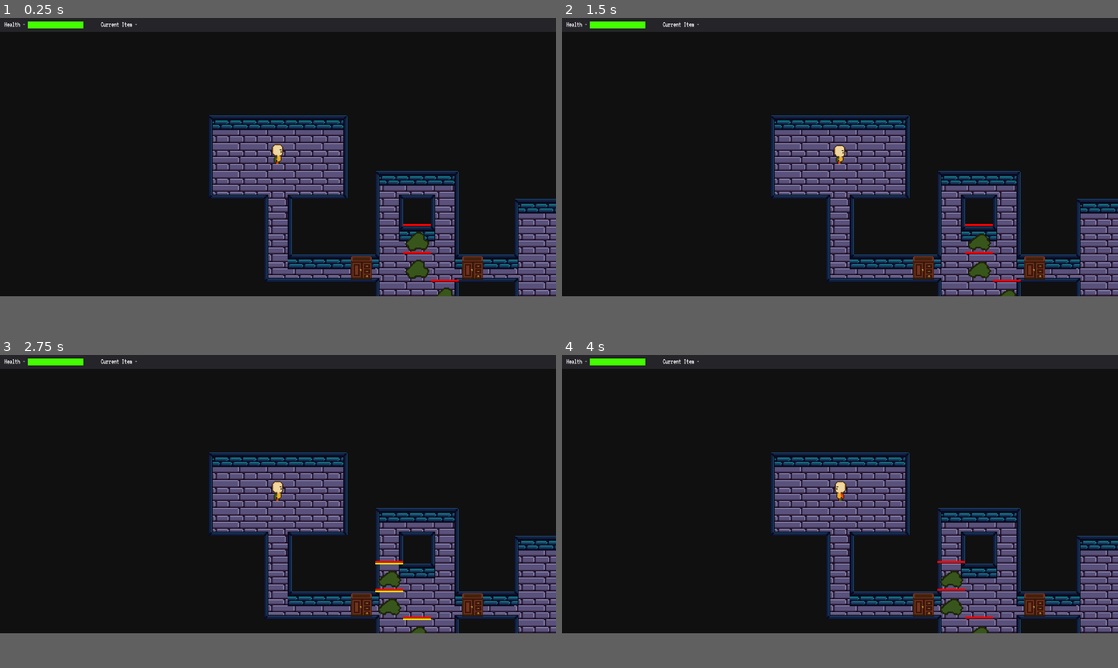
Above: before the commit, frames 1-4 (two rows, left to right).
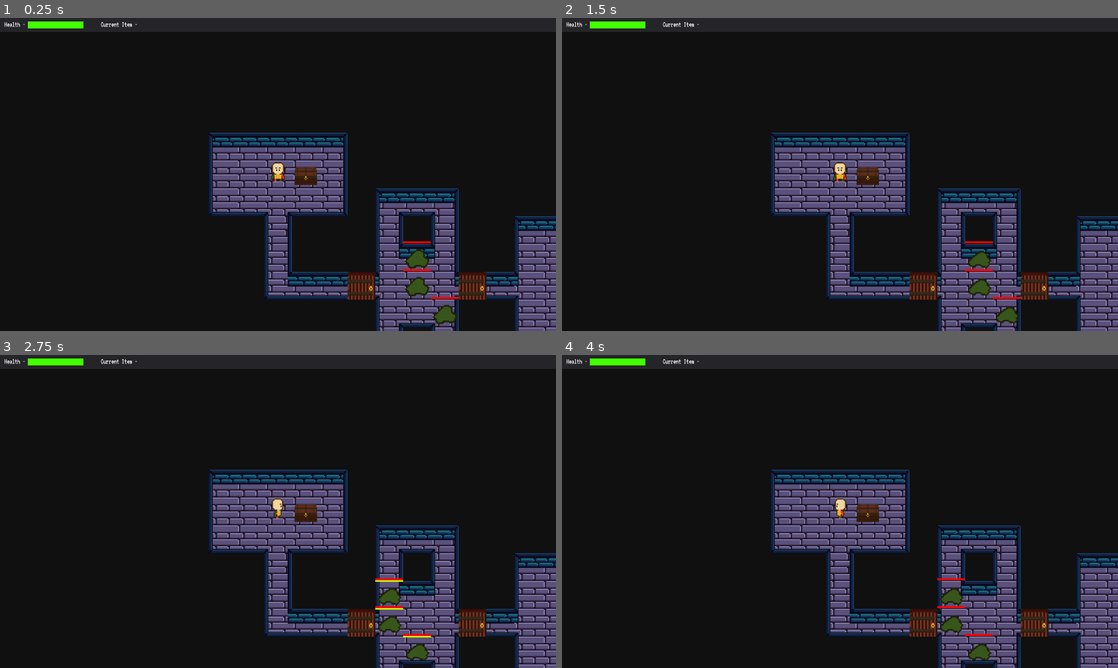
Above: after the commit, the same moments.

Repository: Nairu/CGJ-2019
Game: Godot game, scene res://Scenes/Level1.tscn
The game is run twice, just before and just after one commit, with the same random seed, the same clock (stepped at 60 frames per second) and the same inputs.
Inputs:
- Up to frame 1 (0.25 s): no input
- Up to frame 2 (1.5 s): tap Enter at 0.5 s; hold Right (right) 0.53-1.28 s; tap Space (space) at 0.6, 1.35 s; hold Down (down) from 1.28 s (still down)
- Up to frame 3 (2.75 s): tap Space (space) at 2, 2.1 s; release Down (down) at 2.03 s; hold Right (right) from 2.03 s (still down)
- Up to frame 4 (4 s): release Right (right) at 2.78 s; hold Up (up) 2.78-3.53 s; tap Space (space) at 2.85, 3.6 s; hold Left (left) from 3.53 s (still down)
In our replay, the window is 800x400 before the commit and 800x450 after it. These sizes can differ from the game's own. Grey fills any space a smaller window leaves; there, only what the larger window draws over its background counts as a difference.

The runs differ from the first frame. In frame 1, 19% of the frame differs, in the area x 37-100%, y 31-100%; in frame 2, 19%; in frame 3, 19%; in frame 4, 19%.
Error after the commit: Parse Error: The function signature doesn't match the parent. Parent signature is: "Variant interact(Variant)". (res://Features/Door.gd:24)

Commit message:
Adding more items and added the chest

Diff:
--- a/CGJ-2019/Enemies/Enemy.gd
+++ b/CGJ-2019/Enemies/Enemy.gd
@@ -18,6 +18,7 @@
 var dead = false
 
 var turn_speed = 2
+var ignores_path = false
 var path
 onready var tile = position / ProjectGlobals.TILE_SIZE
 
@@ -40,7 +41,7 @@
 	on_screen = false
 
 var cur_turn = 0
-func take_turn(player):
+func take_turn(game_manager, player):
 	if !on_screen:
 		return
 
@@ -48,6 +49,10 @@
 	if cur_turn >= turn_speed:
 		if path:
 			if path.size() > 2:
+				if GameManager.path_blocked_by_feature(path):
+					cur_turn=0
+					return
+
 				if (GameManager.traversable(path[1].x, path[1].y)):
 					update_position(path[1].x, path[1].y)
 					path.remove(1)
@@ -65,7 +70,7 @@
 	label_instance.position = position + Vector2(rand_range(0,16) - 8, rand_range(0,8) - 4)
 	label_instance.text = str(damage)
 	label_instance.duration = 0.5
-	label_instance.float_distance = 3
+	label_instance.float_distance = 100
 	label_instance.final_scale = Vector2(1.2, 1.2)
 	get_parent().add_child(label_instance)
 	label_instance.pop()
--- a/CGJ-2019/Enemies/EnemyBookcase.gd
+++ b/CGJ-2019/Enemies/EnemyBookcase.gd
@@ -18,6 +18,7 @@
 var dead = false
 
 var turn_speed = 1
+var ignores_path = false
 var path
 onready var tile = position / ProjectGlobals.TILE_SIZE
 var pixel_snapping = false
@@ -31,8 +32,7 @@
 	#tween.start()
 
 var cur_turn = 0
-func take_turn(player):
-	print (visibility.is_on_screen())
+func take_turn(game_manager, player):
 	if visibility.is_on_screen() == false:
 		return
 
@@ -40,6 +40,10 @@
 	if cur_turn >= turn_speed:
 		if path:
 			if path.size() > 2:
+				if GameManager.path_blocked_by_feature(path):
+					cur_turn=0
+					return
+
 				if (GameManager.traversable(path[1].x, path[1].y)):
 					update_position(path[1].x, path[1].y)
 					path.remove(1)
--- a/CGJ-2019/Enemies/EnemyBookcase.tscn
+++ b/CGJ-2019/Enemies/EnemyBookcase.tscn
@@ -12,6 +12,12 @@
 [node name="Enemy" type="KinematicBody2D"]
 script = ExtResource( 1 )
 
+[node name="HPBar" type="ColorRect" parent="."]
+margin_top = -3.0
+margin_right = 32.0
+margin_bottom = -1.0
+color = Color( 1, 0, 0, 1 )
+
 [node name="Shadow" type="Sprite" parent="."]
 texture = ExtResource( 2 )
 centered = false
@@ -19,7 +25,7 @@
 [node name="Sprite" type="Sprite" parent="."]
 texture = ExtResource( 3 )
 centered = false
-offset = Vector2( 0, -1 )
+offset = Vector2( 0, 0.977737 )
 
 [node name="AnimationPlayer" type="AnimationPlayer" parent="Sprite"]
 anims/idle_float = ExtResource( 4 )
@@ -29,12 +35,6 @@
 visible = false
 position = Vector2( 16, 16 )
 shape = SubResource( 1 )
-
-[node name="HPBar" type="ColorRect" parent="."]
-margin_top = -8.0
-margin_right = 32.0
-margin_bottom = -6.0
-color = Color( 1, 0, 0, 1 )
 
 [node name="MoveBar" type="ColorRect" parent="."]
 margin_top = -6.0
--- a/CGJ-2019/EnemyManager.gd
+++ b/CGJ-2019/EnemyManager.gd
@@ -19,20 +19,24 @@
 	var dead_enemies = []
 	for enemy in enemy_list:
 		if enemy.dead:
-			dead_enemies.append(enemy)
 			continue
 
+		var previous_pos = enemy.position
 		if enemy.position > min_pos and enemy.position < max_pos:
-			var previous_pos = enemy.position
-			var path = get_traversable_path(enemy, game_manager, player)
-			if path:
-				enemy.path = path
-			else:
-				enemy.path = [enemy.position]
+			if not enemy.ignores_path:
+				var path = get_traversable_path(enemy, game_manager, player)
+				if path:
+					enemy.path = path
+				else:
+					enemy.path = [enemy.position]
 
-			enemy.take_turn(player)
+			enemy.take_turn(game_manager, player)
 			if enemy.tile == player.tile:
 				enemy.position = previous_pos
+
+	for enemy in enemy_list:
+		if enemy.dead:
+			dead_enemies.append(enemy)
 
 	for enemy in dead_enemies:
 		remove_enemy(enemy)
@@ -66,3 +70,7 @@
 func remove_enemy(enemy):
 	enemy_list.erase(enemy)
 	enemy.queue_free()
+
+func add_enemy(enemy):
+	enemy_list.append(enemy)
+	add_child(enemy)
--- a/CGJ-2019/FeatureManager.gd
+++ b/CGJ-2019/FeatureManager.gd
@@ -38,7 +38,7 @@
 	description_map[ProjectGlobals.FEATURE_TYPE.Bookcase] = "This tall wooden object seems to be stacked with books..."
 	description_map[ProjectGlobals.FEATURE_TYPE.Stairs] = "The floor goes upwards here, taking me to another floor..."
 
-func feature_interact(x, y):
+func feature_interact(player, x, y):
 	var feature = get_feature(x, y)
 
 	var return_string = ""
@@ -47,7 +47,7 @@
 			return_string = description_map[feature.type]
 			description_map.erase(feature.type)
 		else:
-			return_string = feature.interact()
+			return_string = feature.interact(player)
 
 			if feature.destroy:
 				clear_feature(x,y)
--- /dev/null
+++ b/CGJ-2019/Features/Chest.gd
@@ -0,0 +1,33 @@
+extends "res://Features/Feature.gd"
+
+export(Array) var items = []
+
+export(bool) var locked = false
+
+var keep_pushing = 0
+var amount_to_beat = randi() % 5
+
+func set_sprite(sprite):
+	.set_sprite(sprite)
+
+func open():
+	locked = false
+
+func unlock(item):
+	if item.type == Globals.ITEM_TYPE.Key:
+		# return that we've unlocked, and unlock it.
+		open()
+		return "The key slides nicely into the lock, and you hear a loud click!"
+	else:
+		return "You don't this you can use " + item.name + " on this object."
+
+func interact(player):
+	if locked:
+		return "This object is locked firmly, and requires a key to open"
+	else:
+		for path in items:
+			var item = load(path).instance()
+			item.icon = item.get_node("Sprite").texture
+			player.ui.add_item(item)
+			destroy = true
+		return "The object opens at the slightest touch, revealing the treasures within..."
--- /dev/null
+++ b/CGJ-2019/Features/Chest.tscn
@@ -0,0 +1,18 @@
+[gd_scene load_steps=4 format=2]
+
+[ext_resource path="res://Features/Chest.gd" type="Script" id=1]
+[ext_resource path="res://Sprites/chest-closed-front.png" type="Texture" id=2]
+
+[sub_resource type="RectangleShape2D" id=1]
+extents = Vector2( 16, 16 )
+
+[node name="Feature" type="KinematicBody2D"]
+script = ExtResource( 1 )
+
+[node name="Sprite" type="Sprite" parent="."]
+texture = ExtResource( 2 )
+centered = false
+
+[node name="CollisionShape2D" type="CollisionShape2D" parent="."]
+position = Vector2( 16, 16 )
+shape = SubResource( 1 )
--- a/CGJ-2019/Features/Feature.gd
+++ b/CGJ-2019/Features/Feature.gd
@@ -7,5 +7,5 @@
 func set_sprite(sprite):
 	$Sprite.texture = sprite
 
-func interact():
+func interact(player):
 	return "Doesn't look like anything to me"
--- a/CGJ-2019/GameLoop.gd
+++ b/CGJ-2019/GameLoop.gd
@@ -52,6 +52,9 @@
 	var tile_space = tile_coord(x, y)
 	return features.get_feature(tile_space.x, tile_space.y)
 
+func add_enemy(enemy):
+	enemies.add_enemy(enemy)
+
 func get_enemy(x,y):
 	var tile_space = tile_coord(x, y)
 	return enemies.get_enemy(tile_space.x, tile_space.y)
@@ -69,7 +72,7 @@
 
 func feature_interact(x, y):
 	var tile_space = tile_coord(x, y)
-	return features.feature_interact(tile_space.x, tile_space.y)
+	return features.feature_interact(player, tile_space.x, tile_space.y)
 
 func path(start, end):
 	return game_map.get_astar_path(start, end)
@@ -80,14 +83,27 @@
 func set_point_disabled(x, y, disabled):
 	game_map.set_point_disabled(tile_coord(x, y), disabled)
 
-func traversable(x, y):
+func path_blocked_by_feature(path):
+	for point in path:
+		var tile_space = tile_coord(point.x, point.y)
+		if features.feature_exists(tile_space.x, tile_space.y):
+			return true
+	return false
+
+func traversable(x, y, ignore_enemies=false):
 	var traversable = true
 	var tile_space = tile_coord(x, y)
 	if features.feature_exists(tile_space.x, tile_space.y):
+		print("Can't move because of feature")
 		traversable = false
 	if tile_space == player.tile:
+		print("Can't move because of player")
 		traversable = false
-	if enemies.get_enemy(tile_space.x, tile_space.y):
+	if ignore_enemies == false and enemies.get_enemy(tile_space.x, tile_space.y):
+		print("Can't move because of enemy")
+		traversable = false
+	if get_tile(x, y) == -1:
+		print("Can't move because of wall")
 		traversable = false
 	return traversable
 
--- /dev/null
+++ b/CGJ-2019/Items/Arrow.gd
@@ -0,0 +1,77 @@
+extends Node2D
+
+onready var tween = $Tween
+
+var dead = false
+var damage = 2
+var direction
+var tile
+var ignores_path = true
+var path
+
+func set_direction(direction):
+	self.direction = direction
+	match direction:
+		ProjectGlobals.CARDINALITY.East:
+			$Sprite.rotation_degrees = 0
+		ProjectGlobals.CARDINALITY.South:
+			$Sprite.rotation_degrees = 90
+		ProjectGlobals.CARDINALITY.West:
+			$Sprite.rotation_degrees = 180
+		ProjectGlobals.CARDINALITY.North:
+			$Sprite.rotation_degrees = 270
+
+func set_damage(damage):
+	self.damage = damage
+
+func take_turn(game_manager, player):
+	var offset = game_manager.adjacent_tile_world_coord(position.x, position.y, direction)
+	# check for enemies first, then check for traversable.
+	var enemy = game_manager.get_enemy(offset.x, offset.y)
+	if enemy and not enemy.has_method("set_direction"):
+		enemy.take_damage(damage)
+		dead = true
+	elif game_manager.traversable(offset.x, offset.y, true):
+		# Move us across one tile.
+		update_position(offset.x, offset.y)
+	else:
+		dead = true
+
+func update_position(x, y):
+	tile = Vector2(x,y) / ProjectGlobals.TILE_SIZE
+	tween.interpolate_property(self, "position", position, Vector2(x,y), 0.35, Tween.TRANS_LINEAR, Tween.EASE_IN_OUT)
+	tween.start()
+	#self.position = path[1]
+
+func take_damage(damage):
+	pass
+
+##class_name Item
+#
+#onready var tile = position / ProjectGlobals.TILE_SIZE
+#onready var icon = $Sprite.texture
+#export(ProjectGlobals.ITEM_TYPE) var type
+#
+#var consumed = false
+#
+#export(bool) var consumable = true
+#export(int) var usages = 1
+#
+## Called when the node enters the scene tree for the first time.
+#func _ready():
+#	tile = position / ProjectGlobals.TILE_SIZE
+#	icon = $Sprite.texture
+#
+#func set_sprite(sprite):
+#	$Sprite.texture = sprite
+#	icon = sprite
+#
+#func use_item(player, game_world):
+#	if consumable:
+#		usages -= 1
+#
+#		if usages == 0:
+#			consumed = true
+#	# we can get the players direction, check if it is using this on a
+#	# door and unlock it.
+#	return "Player used item " + name
--- /dev/null
+++ b/CGJ-2019/Items/Arrow.tscn
@@ -0,0 +1,13 @@
+[gd_scene load_steps=3 format=2]
+
+[ext_resource path="res://Items/Arrow.gd" type="Script" id=1]
+[ext_resource path="res://Sprites/arrow.png" type="Texture" id=2]
+
+[node name="Arrow" type="Node2D"]
+script = ExtResource( 1 )
+
+[node name="Sprite" type="Sprite" parent="."]
+position = Vector2( 16, 16 )
+texture = ExtResource( 2 )
+
+[node name="Tween" type="Tween" parent="."]
--- /dev/null
+++ b/CGJ-2019/Items/Bow.gd
@@ -0,0 +1,40 @@
+extends "res://Items/Item.gd"
+export(PackedScene) var arrow_instance
+
+# Called when the node enters the scene tree for the first time.
+func _ready():
+	tile = position / ProjectGlobals.TILE_SIZE
+
+func set_sprite(sprite):
+	.set_sprite(sprite)
+
+func use_item(player, game_world):
+	#we want to spawn an arrow in the square in front of the player.
+	var offset_pos = game_world.adjacent_tile_world_coord(player.position.x, player.position.y, player.direction)
+
+	# check to see if there's an enemy there.
+	var enemy = game_world.get_enemy(offset_pos.x, offset_pos.y)
+	if enemy:
+		enemy.take_damage(5)
+	else:
+		# Check to see if we can traverse.
+		if game_world.traversable(offset_pos.x, offset_pos.y):
+			# Spawn the arrow.
+			var arrow = arrow_instance.instance()
+			arrow.set_damage(5)
+			arrow.set_direction(player.direction)
+			arrow.position = player.position
+			game_world.add_enemy(arrow)
+
+#	# add some health to the player.
+#	player.heal_damage(10)
+#
+#	if consumable:
+#		usages -= 1
+#
+#		if usages == 0:
+#			consumed = true
+#	# we can get the players direction, check if it is using this on a
+#	# door and unlock it.
+#	# Don't do anything because we don't care about text for this.
+#	return ""
--- /dev/null
+++ b/CGJ-2019/Items/Bow.tscn
@@ -0,0 +1,13 @@
+[gd_scene load_steps=4 format=2]
+
+[ext_resource path="res://Items/Bow.gd" type="Script" id=1]
+[ext_resource path="res://Items/Arrow.tscn" type="PackedScene" id=2]
+[ext_resource path="res://Sprites/bow.png" type="Texture" id=3]
+
+[node name="Bow" type="Node2D"]
+script = ExtResource( 1 )
+arrow_instance = ExtResource( 2 )
+
+[node name="Sprite" type="Sprite" parent="."]
+texture = ExtResource( 3 )
+centered = false
--- /dev/null
+++ b/CGJ-2019/Items/Dagger.gd
@@ -0,0 +1,18 @@
+extends "res://Items/Item.gd"
+
+export(int) var dam_min = 1
+export(int) var dam_max = 3
+var enemy = null
+
+func set_sprite(sprite):
+	.set_sprite(sprite)
+
+func use_item(player, game_world):
+	#enemy.take_damage(int(rand_range(dam_min, dam_max)))
+	var target_position = game_world.adjacent_tile_world_coord(player.position.x, player.position.y, player.direction)
+	enemy = game_world.get_enemy(target_position.x, target_position.y)
+	if enemy:
+		enemy.take_damage(int(rand_range(dam_min, dam_max)))
+		enemy.take_damage(int(rand_range(dam_min, dam_max)))
+
+	return ""
--- /dev/null
+++ b/CGJ-2019/Items/Dagger.tscn
@@ -0,0 +1,11 @@
+[gd_scene load_steps=3 format=2]
+
+[ext_resource path="res://Items/Dagger.gd" type="Script" id=1]
+[ext_resource path="res://Sprites/knife.png" type="Texture" id=2]
+
+[node name="Dagger" type="Node2D"]
+script = ExtResource( 1 )
+
+[node name="Sprite" type="Sprite" parent="."]
+texture = ExtResource( 2 )
+centered = false
--- a/CGJ-2019/Items/Item.gd
+++ b/CGJ-2019/Items/Item.gd
@@ -13,6 +13,7 @@
 # Called when the node enters the scene tree for the first time.
 func _ready():
 	tile = position / ProjectGlobals.TILE_SIZE
+	icon = $Sprite.texture
 
 func set_sprite(sprite):
 	$Sprite.texture = sprite
--- a/CGJ-2019/LevelTransition.gd
+++ b/CGJ-2019/LevelTransition.gd
@@ -7,6 +7,6 @@
 func _ready():
 	$Sprite.flip_h = flip
 
-func interact():
+func interact(player):
 	# Go to the next level!
 	get_tree().change_scene_to(next_level)
--- a/CGJ-2019/Player/Player.gd
+++ b/CGJ-2019/Player/Player.gd
@@ -65,7 +65,9 @@
 			if cur_item.consumed:
 				ui.set_item_icon(null)
 				cur_item = null
-				triggered_enemies = true
+			triggered_enemies = true
+			tween.interpolate_property(self, "position", position, position, 0.35, Tween.TRANS_LINEAR, Tween.EASE_IN_OUT)
+			tween.start()
 
 	if game_world.game_over:
 		print("Resetting the world!")
@@ -175,7 +177,7 @@
 			if $Sprite/AnimationPlayer.current_animation != "idle-up":
 				$Sprite/AnimationPlayer.play("idle-up")
 		ProjectGlobals.CARDINALITY.South:
-			if $Sprite/AnimationPlayer.current_animation != "idle_down":
+			if $Sprite/AnimationPlayer.current_animation != "idle-down":
 				$Sprite/AnimationPlayer.play("idle-down")
 		ProjectGlobals.CARDINALITY.East:
 			if $Sprite/AnimationPlayer.current_animation != "idle-right":
@@ -190,7 +192,7 @@
 			if $Sprite/AnimationPlayer.current_animation != "move-up":
 				$Sprite/AnimationPlayer.play("move-up")
 		ProjectGlobals.CARDINALITY.South:
-			if $Sprite/AnimationPlayer.current_animation != "move_down":
+			if $Sprite/AnimationPlayer.current_animation != "move-down":
 				$Sprite/AnimationPlayer.play("move-down")
 		ProjectGlobals.CARDINALITY.East:
 			if $Sprite/AnimationPlayer.current_animation != "move-right":
--- a/CGJ-2019/Player/Player.tscn
+++ b/CGJ-2019/Player/Player.tscn
@@ -1,10 +1,27 @@
-[gd_scene load_steps=14 format=2]
+[gd_scene load_steps=15 format=2]
 
 [ext_resource path="res://Player/Player.gd" type="Script" id=1]
 [ext_resource path="res://Player/player.png" type="Texture" id=2]
 [ext_resource path="res://Util/ScreenShake.tscn" type="PackedScene" id=3]
 [ext_resource path="res://Themes/Themes.tres" type="Theme" id=4]
 [ext_resource path="res://Themes/DefaultFont.tres" type="DynamicFont" id=5]
+
+[sub_resource type="Animation" id=9]
+resource_name = "idle-down"
+length = 0.7
+loop = true
+tracks/0/type = "value"
+tracks/0/path = NodePath(".:frame")
+tracks/0/interp = 1
+tracks/0/loop_wrap = true
+tracks/0/imported = false
+tracks/0/enabled = true
+tracks/0/keys = {
+"times": PoolRealArray( 0, 0.2, 0.4, 0.6 ),
+"transitions": PoolRealArray( 1, 1, 1, 1 ),
+"update": 1,
+"values": [ 0, 1, 2, 3 ]
+}
 
 [sub_resource type="Animation" id=1]
 resource_name = "idle-left"
@@ -132,9 +149,10 @@
 centered = false
 vframes = 8
 hframes = 6
-frame = 21
+frame = 2
 
 [node name="AnimationPlayer" type="AnimationPlayer" parent="Sprite"]
+anims/idle-down = SubResource( 9 )
 anims/idle-left = SubResource( 1 )
 anims/idle-right = SubResource( 2 )
 anims/idle-up = SubResource( 3 )
--- a/CGJ-2019/Scenes/Level1.tscn
+++ b/CGJ-2019/Scenes/Level1.tscn
@@ -14,19 +14,21 @@
 [ext_resource path="res://Features/Door.tscn" type="PackedScene" id=12]
 [ext_resource path="res://Features/Stairs.tscn" type="PackedScene" id=13]
 [ext_resource path="res://Scenes/Level2.tscn" type="PackedScene" id=14]
-[ext_resource path="res://ItemManager.gd" type="Script" id=15]
-[ext_resource path="res://EnemyManager.gd" type="Script" id=16]
-[ext_resource path="res://Enemies/Enemy.tscn" type="PackedScene" id=17]
-[ext_resource path="res://Enemies/EnemyBookcase.tscn" type="PackedScene" id=18]
-[ext_resource path="res://UI/UI.tscn" type="PackedScene" id=19]
-[ext_resource path="res://Themes/Themes.tres" type="Theme" id=20]
-[ext_resource path="res://Themes/DefaultFont.tres" type="DynamicFont" id=21]
-[ext_resource path="res://Audio/Music/The_Liar_Wizzard_OG_1.ogg" type="AudioStream" id=22]
+[ext_resource path="res://Features/Chest.tscn" type="PackedScene" id=15]
+[ext_resource path="res://ItemManager.gd" type="Script" id=16]
+[ext_resource path="res://EnemyManager.gd" type="Script" id=17]
+[ext_resource path="res://Enemies/Enemy.tscn" type="PackedScene" id=18]
+[ext_resource path="res://Enemies/EnemyBookcase.tscn" type="PackedScene" id=19]
+[ext_resource path="res://UI/UI.tscn" type="PackedScene" id=20]
+[ext_resource path="res://Themes/Themes.tres" type="Theme" id=21]
+[ext_resource path="res://Themes/DefaultFont.tres" type="DynamicFont" id=22]
+[ext_resource path="res://Audio/Music/The_Liar_Wizzard_OG_1.ogg" type="AudioStream" id=23]
 
 [node name="GameScene" type="Node2D"]
 script = ExtResource( 1 )
 
 [node name="GameWorld" type="TileMap" parent="."]
+z_index = -1
 tile_set = ExtResource( 2 )
 cell_size = Vector2( 32, 32 )
 format = 1
@@ -56,40 +58,47 @@
 next_level = ExtResource( 14 )
 flip = true
 
+[node name="Chest" parent="Features" instance=ExtResource( 15 )]
+position = Vector2( 32, 0 )
+type = 2
+items = [ "res://Items/Bow.tscn", "res://Items/Dagger.tscn" ]
+
 [node name="Items" type="Node2D" parent="."]
-script = ExtResource( 15 )
+script = ExtResource( 16 )
 
 [node name="Enemies" type="Node2D" parent="."]
-script = ExtResource( 16 )
+script = ExtResource( 17 )
 
-[node name="Enemy" parent="Enemies" instance=ExtResource( 17 )]
+[node name="Enemy" parent="Enemies" instance=ExtResource( 18 )]
 position = Vector2( 160, 128 )
+potential_item_drops = [ "res://Items/Potion.tscn" ]
 
-[node name="Enemy2" parent="Enemies" instance=ExtResource( 17 )]
+[node name="Enemy2" parent="Enemies" instance=ExtResource( 18 )]
 position = Vector2( 160, 96 )
 potential_item_drops = [ "res://Items/Potion.tscn" ]
+item_drop_chance = 0.5
 
-[node name="Enemy3" parent="Enemies" instance=ExtResource( 17 )]
+[node name="Enemy3" parent="Enemies" instance=ExtResource( 18 )]
 position = Vector2( 192, 160 )
 potential_item_drops = [ "res://Items/Key.tscn" ]
 item_drop_chance = 1.0
 
-[node name="Enemy4" parent="Enemies" instance=ExtResource( 18 )]
+[node name="Enemy4" parent="Enemies" instance=ExtResource( 19 )]
 position = Vector2( 352, 128 )
 potential_item_drops = [ "res://Items/Potion.tscn" ]
 
-[node name="Enemy5" parent="Enemies" instance=ExtResource( 18 )]
+[node name="Enemy5" parent="Enemies" instance=ExtResource( 19 )]
 position = Vector2( 352, 96 )
 potential_item_drops = [ "res://Items/Potion.tscn" ]
 
-[node name="Enemy6" parent="Enemies" instance=ExtResource( 18 )]
+[node name="Enemy6" parent="Enemies" instance=ExtResource( 19 )]
 position = Vector2( 416, 192 )
 potential_item_drops = [ "res://Items/Key.tscn" ]
 item_drop_chance = 1.0
 
 [node name="CanvasLayer" type="CanvasLayer" parent="."]
 
-[node name="UI" parent="CanvasLayer" instance=ExtResource( 19 )]
+[node name="UI" parent="CanvasLayer" instance=ExtResource( 20 )]
 visible = false
 
 [node name="GameOver" type="ColorRect" parent="CanvasLayer"]
--- a/CGJ-2019/UI/HUD.tscn
+++ b/CGJ-2019/UI/HUD.tscn
@@ -74,20 +74,25 @@
 margin_right = -72.0
 
 [node name="Popup" type="Popup" parent="."]
+visible = true
 anchor_right = 1.0
 anchor_bottom = 1.0
 
 [node name="Panel" type="Panel" parent="Popup"]
-margin_left = 96.0
-margin_top = 64.0
-margin_right = 544.0
-margin_bottom = 128.0
+anchor_right = 1.0
+anchor_bottom = 1.0
+margin_left = 416.0
+margin_top = 196.0
+margin_right = -416.0
+margin_bottom = -396.0
 
 [node name="Panel3" type="ColorRect" parent="Popup/Panel"]
-margin_left = 4.0
-margin_top = 4.0
-margin_right = 444.0
-margin_bottom = 60.0
+anchor_right = 1.0
+anchor_bottom = 1.0
+margin_left = 10.0
+margin_top = 10.0
+margin_right = -10.0
+margin_bottom = -10.0
 color = Color( 0.217896, 0.217896, 0.234375, 1 )
 
 [node name="DescriptionLabel" type="Label" parent="Popup/Panel/Panel3"]
--- a/CGJ-2019/Util/pop_label.gd
+++ b/CGJ-2019/Util/pop_label.gd
@@ -1,7 +1,7 @@
 extends Node2D
 
 export (Vector2) var final_scale = Vector2(1.5, 1.5)
-export (float) var float_distance = 6
+export (float) var float_distance = 100
 export (float) var duration = 0.2
 export (Color) var label_color = Color.red
 export var text = ""
--- a/CGJ-2019/project.godot
+++ b/CGJ-2019/project.godot
@@ -54,7 +54,7 @@
 [display]
 
 window/size/width=1280
-window/size/height=640
+window/size/height=720
 window/stretch/mode="viewport"
 
 [importer_defaults]
Not shown: 2 places in CGJ-2019/Scenes/Level1.tscn that only renumber resources
Binary file added: CGJ-2019/Sprites/arrow.png
Not shown, added: CGJ-2019/Sprites/arrow.png.import
Binary file added: CGJ-2019/Sprites/bow.png
Not shown, added: CGJ-2019/Sprites/bow.png.import
Binary file added: CGJ-2019/Sprites/broadsword.png
Not shown, added: CGJ-2019/Sprites/broadsword.png.import
Binary file added: CGJ-2019/Sprites/food.png
Not shown, added: CGJ-2019/Sprites/food.png.import
Binary file added: CGJ-2019/Sprites/knife.png
Not shown, added: CGJ-2019/Sprites/knife.png.import
Binary file added: CGJ-2019/Sprites/mimfle-sheet.png
(and 7 more such lines)
